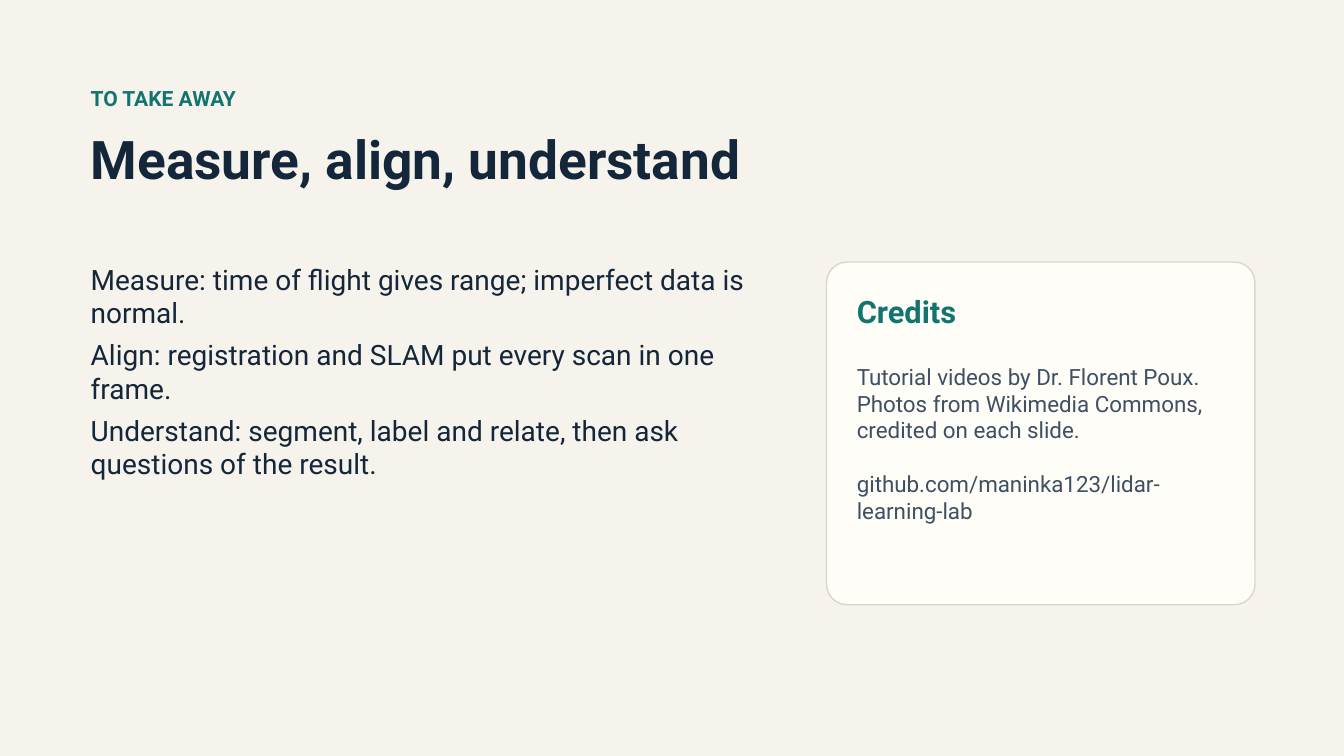
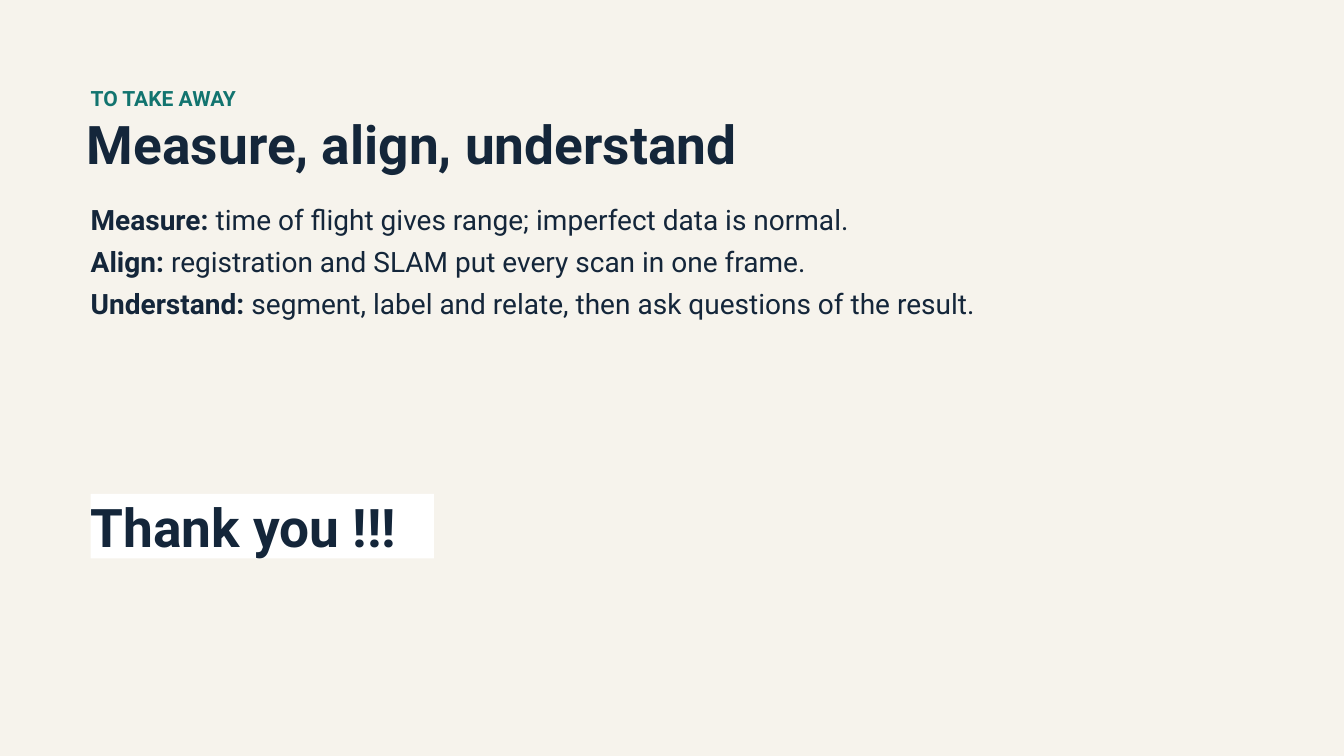
Before and after one commit to maninka123/lidar-learning-lab, a slide deck: slide 23 of presentation/LiDAR_Workshop_Slides.pptx (slide 25 before the commit). Drawn at 1344x756 pixels with LibreOffice and Linux fonts; fonts in the diff are those of the drawing. Boxes give left, top, right and bottom in pixels: in the first picture for what was removed or moved away, otherwise in the second. Text is boxed around its words. In the diff, an @@ line names an element or a change of style, - is before the commit and + after.

Commit message:
Slides: fix learning slides formatting, use figures from our own segmentation

```diff
--- a/presentation/LiDAR_Workshop_Slides.pptx
+++ b/presentation/LiDAR_Workshop_Slides.pptx
@@ text "Measure, align, understand": place and size @@
-text "Measure, align, understand" at bbox=[91, 139, 740, 190]
+text "Measure, align, understand" at bbox=[87, 124, 736, 175]
@@ text "Measure: time of flight gives ...": place and size @@
-text "Measure: time of flight gives ..." at bbox=[91, 268, 744, 480]
+text "Measure: time of flight gives ..." at bbox=[91, 208, 974, 320]
@@ text "Measure: time of flight gives ..." at bbox=[91, 208, 974, 320]: bold on in "Measure:", "Align:", "Understand:" @@
@@ rounded rectangle removed at bbox=[827, 262, 1255, 605] @@
@@ text removed at bbox=[857, 300, 956, 324] @@
-Credits
@@ text removed at bbox=[857, 368, 1202, 524] @@
-Tutorial videos by Dr. Florent Poux. Photos from Wikimedia Commons, credited on each slide.
-github.com/maninka123/lidar-learning-lab
@@ rectangle added at bbox=[91, 494, 434, 559], fill #FFFFFF, 38 pt, text #14263A, bold @@
+Thank you !!!
```
Also in this commit, not shown: 9 other slides changed, 1 slide added, 1 slide removed, 2 other files.
